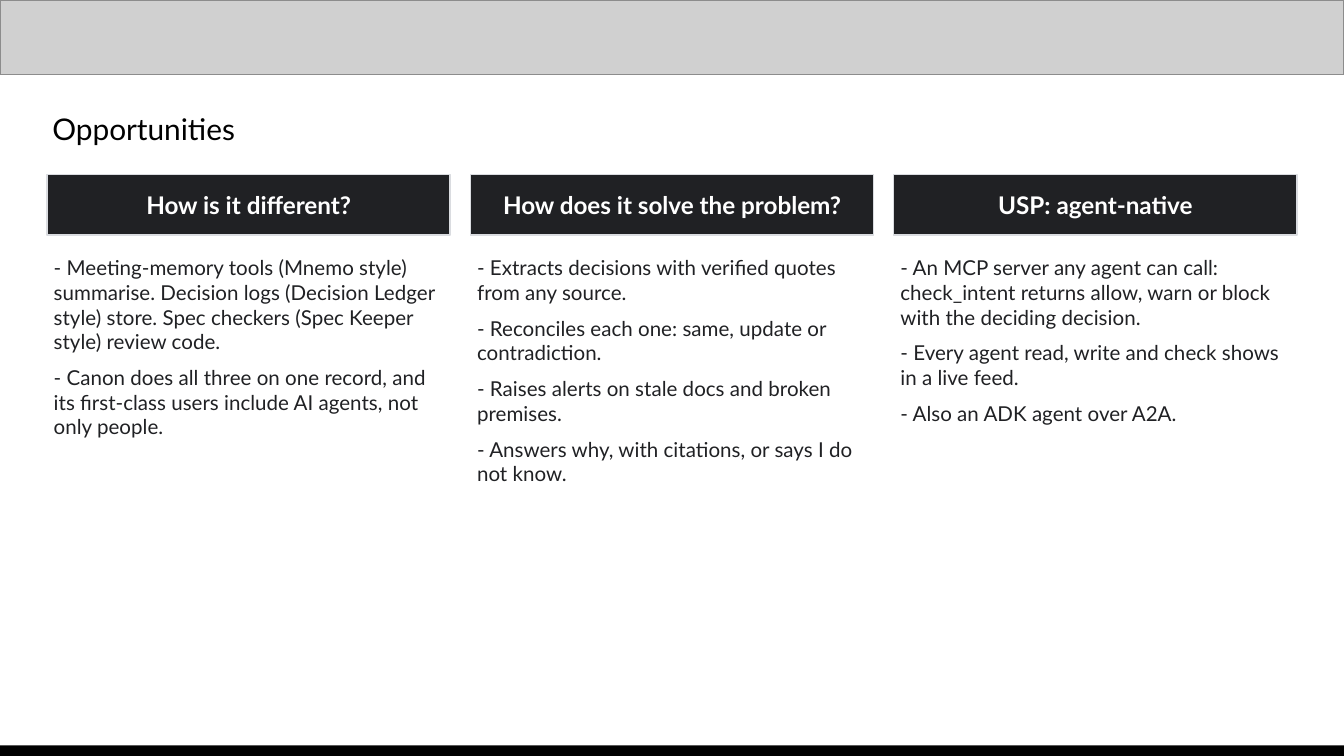
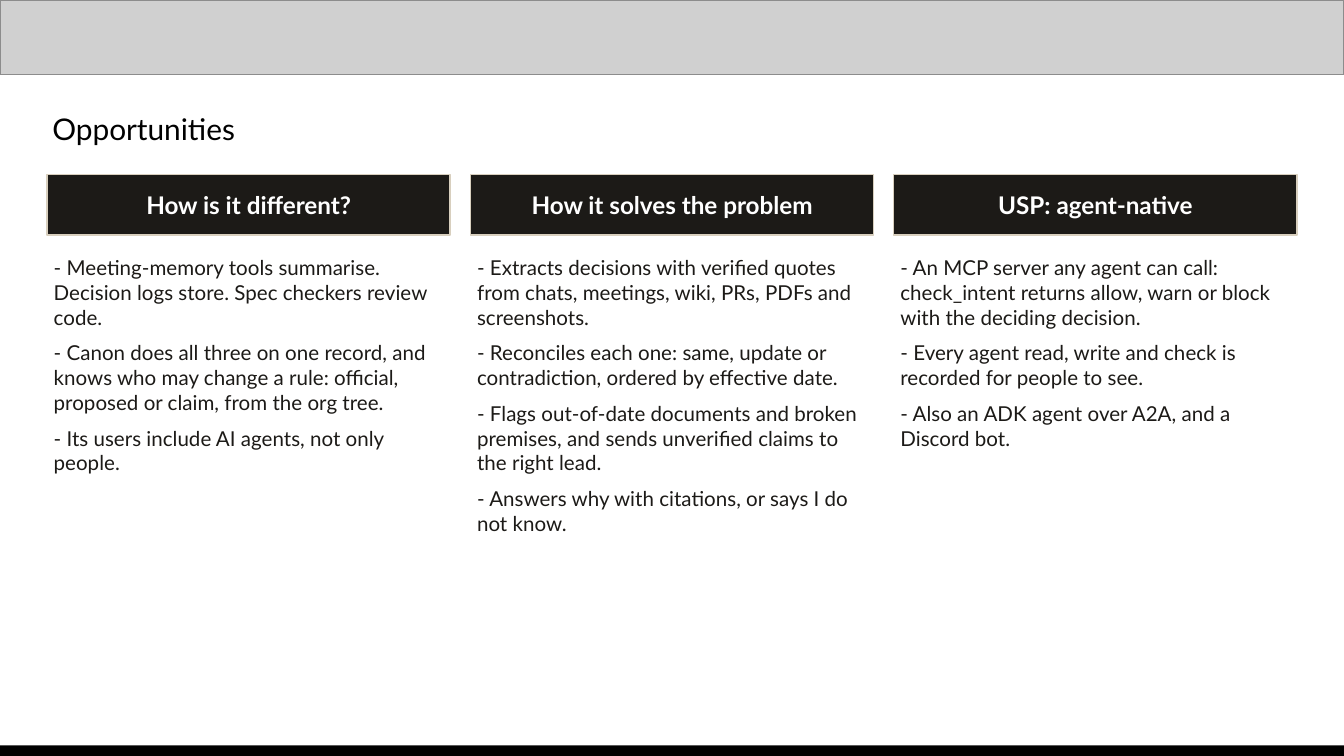
Before and after one commit to tejasnafde/canon, a slide deck: slide 3 of deck/canon-deck.pptx. Drawn at 1344x756 pixels with LibreOffice and Linux fonts; fonts in the diff are those of the drawing; grey boxes stand for pictures. Boxes give left, top, right and bottom in pixels: in the first picture for what was removed or moved away, otherwise in the second. Text is boxed around its words. In the diff, an @@ line names an element or a change of style, - is before the commit and + after.

```diff
--- a/deck/canon-deck.pptx
+++ b/deck/canon-deck.pptx
@@ fill #202124 to #1C1A17; outline #DADCE0 0.75 pt to #D8CFBE 0.75 pt in 3 elements at bbox=[47, 175, 450, 235], bbox=[894, 175, 1297, 235], bbox=[470, 175, 874, 235] @@
@@ text in rectangle at bbox=[532, 196, 812, 218]: text changed @@
-How does it solve the problem?
+How it solves the problem
@@ text at bbox=[54, 260, 427, 474]: text changed; text colour #202124 to #1C1A17 @@
-- Meeting-memory tools (Mnemo style) summarise. Decision logs (Decision Ledger style) store. Spec checkers (Spec Keeper style) review code.
-- Canon does all three on one record, and its first-class users include AI agents, not only people.
+- Meeting-memory tools summarise. Decision logs store. Spec checkers review code.
+- Canon does all three on one record, and knows who may change a rule: official, proposed or claim, from the org tree.
+- Its users include AI agents, not only people.
@@ text at bbox=[477, 260, 856, 531]: text changed; text colour #202124 to #1C1A17 @@
-- Extracts decisions with verified quotes from any source.
-- Reconciles each one: same, update or contradiction.
-- Raises alerts on stale docs and broken premises.
-- Answers why, with citations, or says I do not know.
+- Extracts decisions with verified quotes from chats, meetings, wiki, PRs, PDFs and screenshots.
+- Reconciles each one: same, update or contradiction, ordered by effective date.
+- Flags out-of-date documents and broken premises, and sends unverified claims to the right lead.
+- Answers why with citations, or says I do not know.
@@ text at bbox=[900, 345, 1236, 446]: text changed; text colour #202124 to #1C1A17 @@
-- Every agent read, write and check shows in a live feed.
-- Also an ADK agent over A2A.
+- Every agent read, write and check is recorded for people to see.
+- Also an ADK agent over A2A, and a Discord bot.
```
Also in this commit, not shown: 12 other slides changed, 2 other files.
